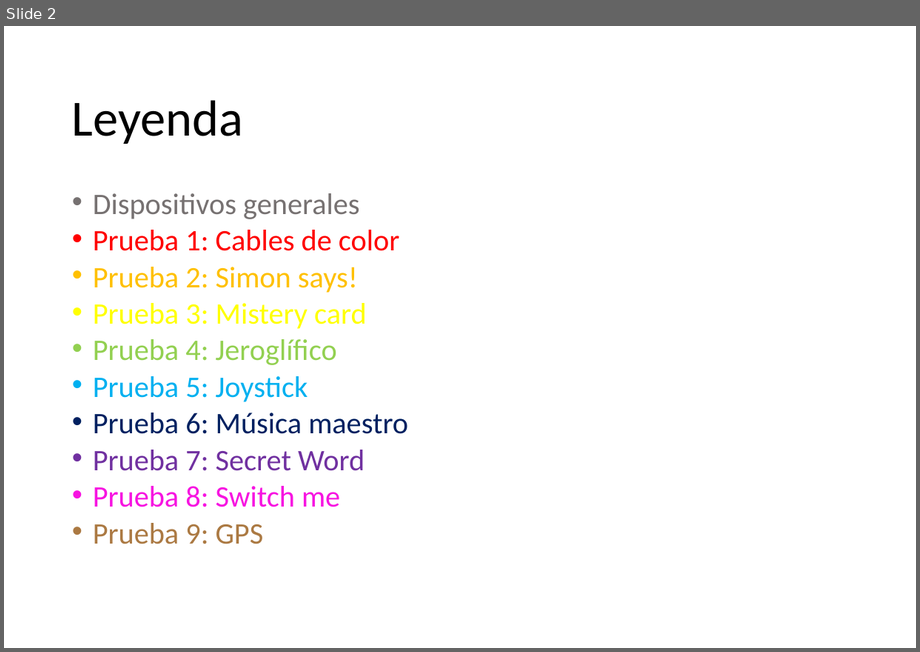
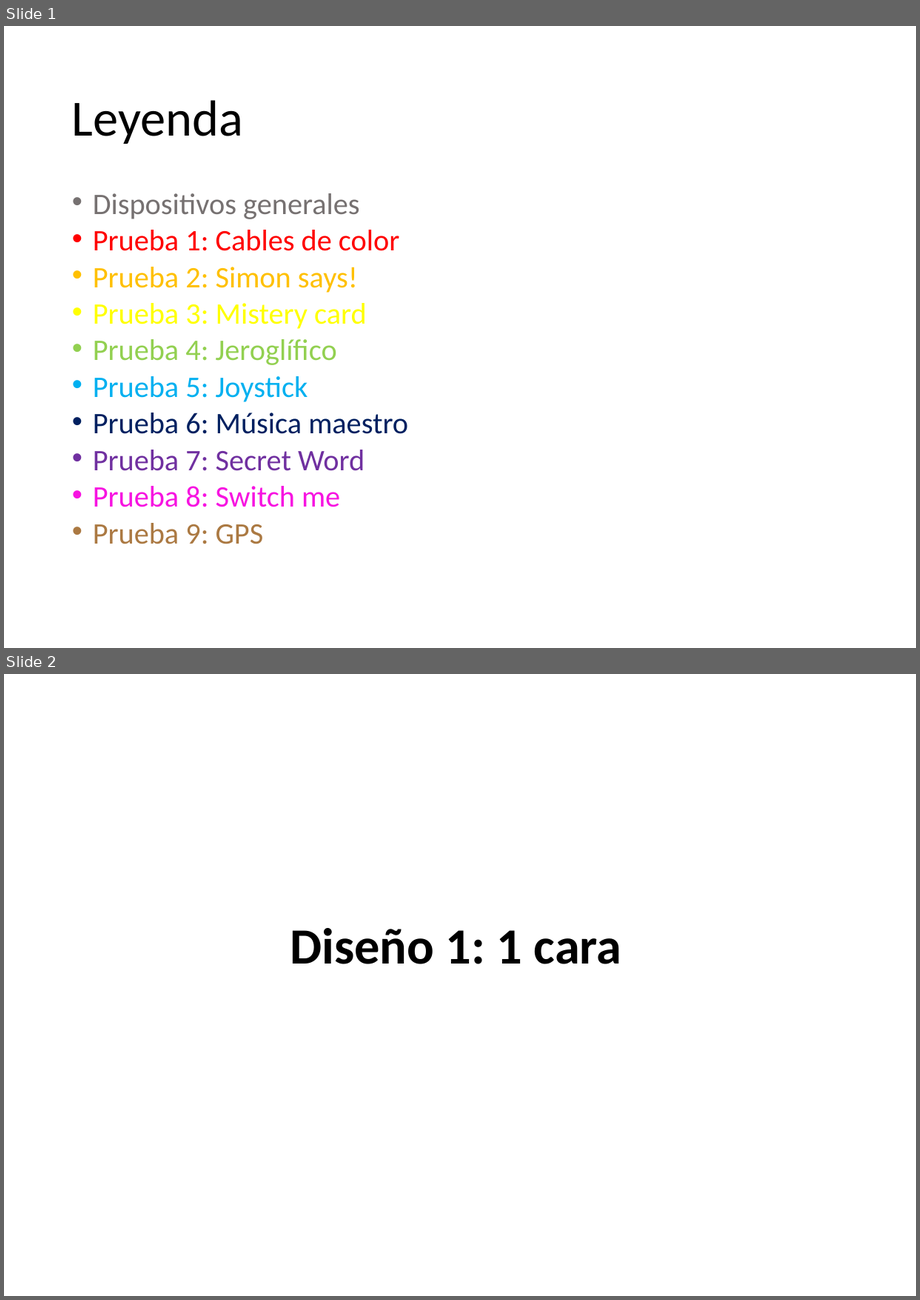
Before and after one commit to imanolpadillo/EscapeBox, a slide deck: EscapeBox_Design.pptx. Shown one above the other, each under a label of ours: slide 2 before the commit, slides 1 and 2 after it. The pictures are 920x652 and 920x1300 pixels, drawn with LibreOffice and Linux fonts; fonts in the diff are those of the drawing. Boxes give left, top, right and bottom in pixels: in the first picture for what was removed or moved away, otherwise in the second. Text is boxed around its words. In the diff, an @@ line names an element or a change of style, - is before the commit and + after.

```diff
--- a/EscapeBox_Design.pptx
+++ b/EscapeBox_Design.pptx
@@ slide 2 added at <box>4,674,916,1296</box>, background #FFFFFF @@
@@ title added at <box>290,928,622,964</box>, 69.3 pt, text #000000, bold @@
+Diseño 1: 1 cara
@@ what was slide 2 is now slide 1 @@
```
Also in this commit, not shown: 3 other slides added.
